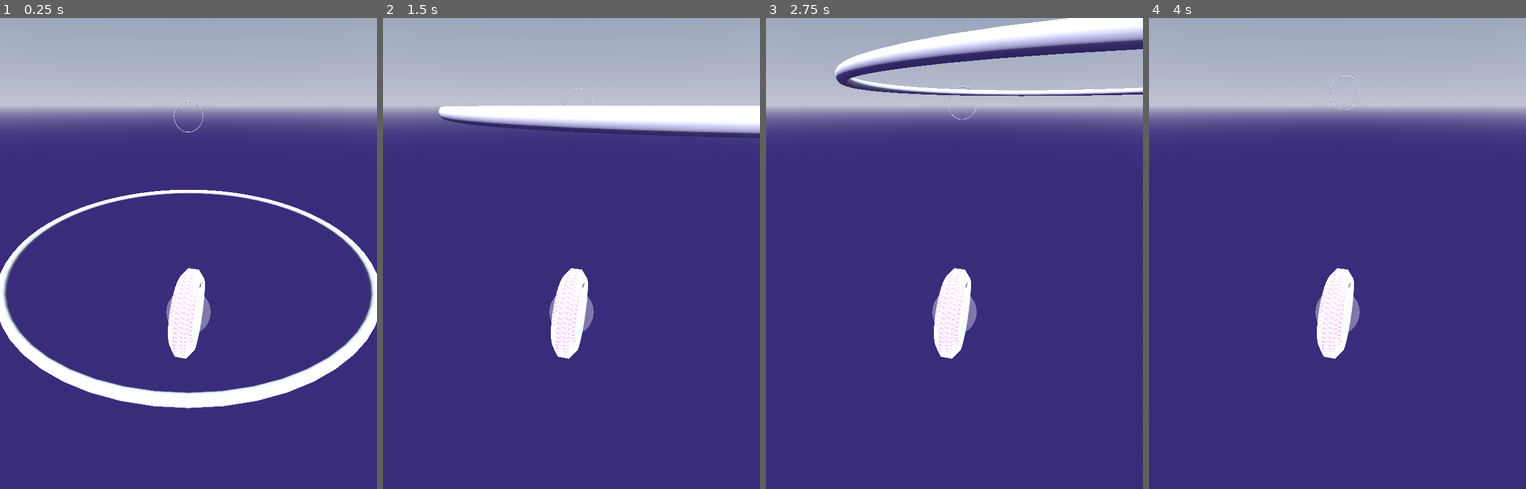
Above: before the commit, frames 1-4 (left to right).
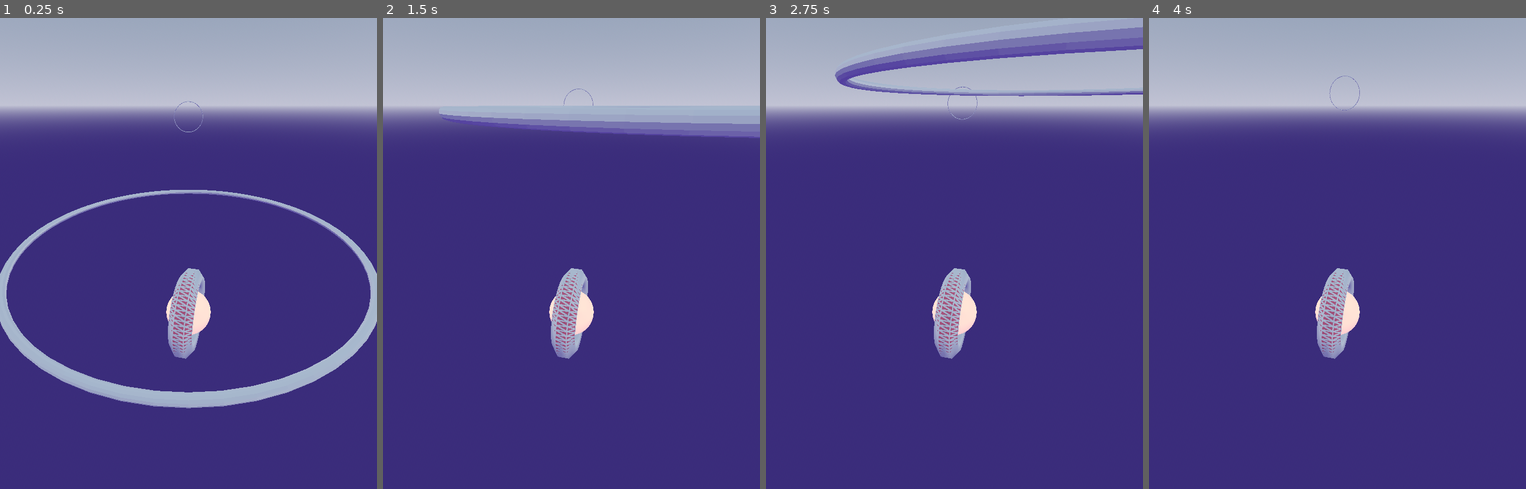
Above: after the commit, the same moments.

Repository: nergnezor/wheel
Game: Godot game, scene res://node_3d.tscn
The game is run twice, just before and just after one commit, with the same random seed, the same clock (stepped at 60 frames per second) and the same inputs.
Inputs:
- Up to frame 1 (0.25 s): no input
- Up to frame 2 (1.5 s): tap Enter (ui_accept) at 0.5, 0.77 s; hold Right (ui_right) 0.53-1.28 s; hold Down (ui_down) from 1.28 s (still down)
- Up to frame 3 (2.75 s): tap Enter (ui_accept) at 1.52 s; release Down (ui_down) at 2.03 s; hold Right (ui_right) from 2.03 s (still down)
- Up to frame 4 (4 s): release Right (ui_right) at 2.78 s; hold Up (ui_up) 2.78-3.53 s; tap Enter (ui_accept) at 3.02, 3.77 s; hold Left (ui_left) from 3.53 s (still down)

The runs differ from the first frame. In frame 1, 6.6% of the frame differs, in the area x 0-100%, y 17-83%; in frame 2, 6.2%; in frame 3, 7.6%, in the area x 18-100%, y 0-73%; in frame 4, 1.6%.

Commit message:
no lights or transparency

Diff:
--- a/node_3d.tscn
+++ b/node_3d.tscn
@@ -21,11 +21,11 @@
 reflected_light_source = 2
 tonemap_mode = 1
 
-[sub_resource type="StandardMaterial3D" id="StandardMaterial3D_4ulr2"]
+[sub_resource type="StandardMaterial3D" id="StandardMaterial3D_yq71r"]
 
 [sub_resource type="CylinderMesh" id="CylinderMesh_ee0p3"]
 lightmap_size_hint = Vector2i(159, 104)
-material = SubResource("StandardMaterial3D_4ulr2")
+material = SubResource("StandardMaterial3D_yq71r")
 flip_faces = true
 top_radius = 5.0
 bottom_radius = 5.0
@@ -36,6 +36,8 @@
 [sub_resource type="ConcavePolygonShape3D" id="ConcavePolygonShape3D_4dcsf"]
 data = PackedVector3Array(0.4901, 0.7945, 4.9759, 0, 0.7945, 5, 0, 0.4767, 5, 0.4901, 0.4767, 4.9759, 0.4901, 0.7945, 4 …(47126 unchanged characters)…
 backface_collision = true
+
+[sub_resource type="StandardMaterial3D" id="StandardMaterial3D_f03vi"]
 
 [sub_resource type="Shader" id="Shader_61uby"]
 code = "shader_type spatial;
@@ -88,15 +90,13 @@
 [sub_resource type="SphereShape3D" id="SphereShape3D_qmwln"]
 radius = 0.3
 
-[sub_resource type="StandardMaterial3D" id="StandardMaterial3D_rsj43"]
-transparency = 1
-albedo_color = Color(0.564706, 0.921569, 1, 0.635294)
+[sub_resource type="StandardMaterial3D" id="StandardMaterial3D_su6nl"]
+albedo_color = Color(1, 1, 0.482353, 1)
 emission_enabled = true
-refraction_scale = 0.08
-distance_fade_mode = 1
+emission = Color(1, 0.6, 0.673333, 1)
 
 [sub_resource type="SphereMesh" id="SphereMesh_tm0dr"]
-material = SubResource("StandardMaterial3D_rsj43")
+material = SubResource("StandardMaterial3D_su6nl")
 
 [sub_resource type="ParticleProcessMaterial" id="ParticleProcessMaterial_t3rnj"]
 
@@ -147,11 +147,12 @@
 
 [node name="CSGTorus3D" type="CSGTorus3D" parent="pipe"]
 transform = Transform3D(1, -3.07049e-21, 0, 6.67038e-21, 1, 0, 0, 0, 1, 0, 0, 0)
-transparency = 0.7
 inner_radius = 5.0
 outer_radius = 5.2
 sides = 64
 ring_sides = 12
+smooth_faces = false
+material = SubResource("StandardMaterial3D_f03vi")
 
 [node name="player" type="RigidBody3D" parent="."]
 transform = Transform3D(1, -3.48787e-16, 3.48787e-16, 3.48787e-16, 1, -3.48787e-16, -3.48787e-16, 3.48787e-16, 1, 2.08165e-12, 2.08165e-12, -3)
@@ -207,6 +208,7 @@
 
 [node name="light" type="DirectionalLight3D" parent="camera"]
 transform = Transform3D(0.999628, 0.0153669, -0.0225537, -0.00792931, 0.954295, 0.298762, 0.0261139, -0.298472, 0.954061, 0.557781, -0.616606, 3.32225)
+visible = false
 shadow_enabled = true
 
 [node name="track_1" type="Path3D" parent="."]
Not shown: 1 places in node_3d.tscn that only renumber resources
Not shown, changed: web/index.pck
